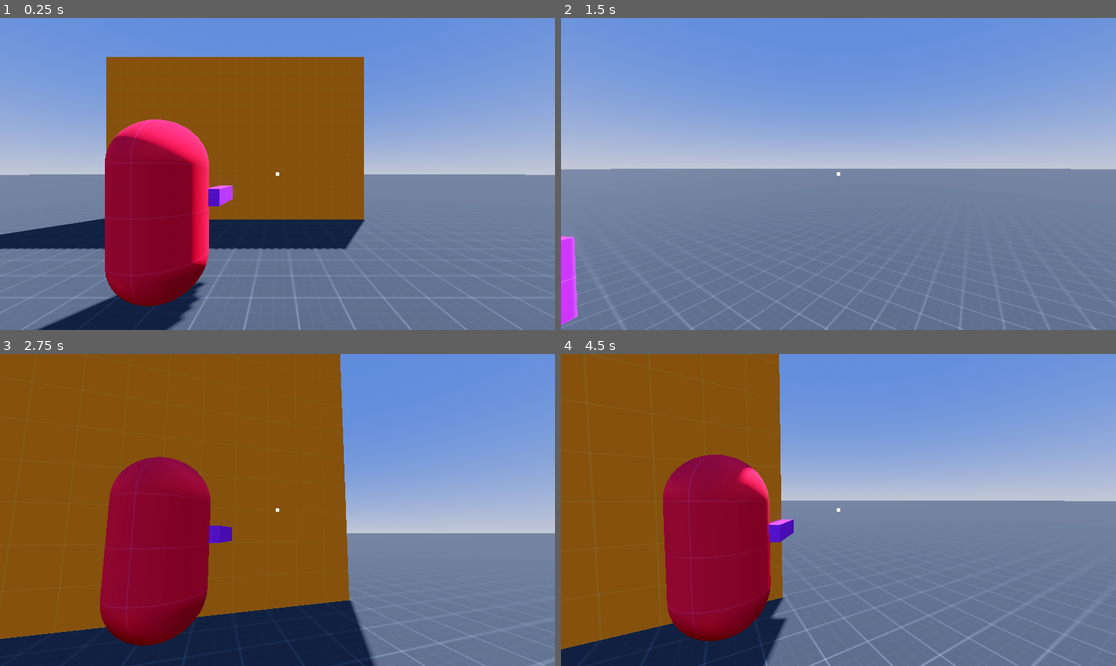
Above: before the commit, frames 1-4 (two rows, left to right).
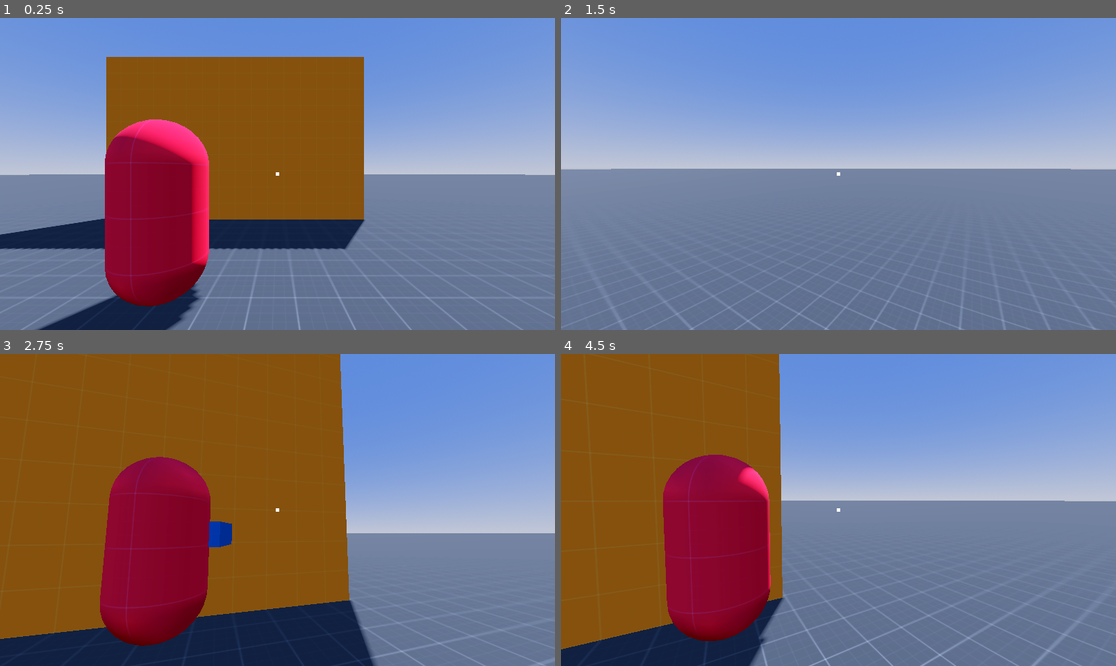
Above: after the commit, the same moments.

Repository: brunodb3/project-x
Game: Godot game, scene res://world.tscn
Two runs of this game, one before a commit and one after it. Both use one fixed random seed, a clock stepped at 60 frames per second and the inputs below.
Inputs (mouse positions are in pixels of both pictures, inside the frame that each line leads up to):
- Up to frame 1 (0.25 s): no input
- Up to frame 2 (1.5 s): tap Enter at 0.5 s; move the mouse to (866, 174) at 0.52 s; hold W (move_forward) from 0.53 s (still down); click (866, 174) at 0.6 s; tap Space (jump) at 0.77 s; tap H (holster, bound only after the commit) at 0.8, 1.35 s; move the mouse to (810, 174) at 1.27 s
- Up to frame 3 (2.75 s): keep holding W (move_forward); tap Space (jump) at 1.52 s; tap 1 (select_weapon_1, bound only after the commit) at 1.55, 2.1 s; move the mouse to (288, 503) at 2.02 s; tap 2 (select_weapon_2, bound only after the commit) at 2.3 s
- Up to frame 4 (4.5 s): keep holding W (move_forward); move the mouse to (832, 516) at 2.77 s; tap 2 (select_weapon_2, bound only after the commit) at 2.85 s; tap Space (jump) at 3.02, 3.77 s; click (832, 516) at 3.05 s; move the mouse to (877, 513) at 3.52 s; hold Right mouse button (aim) 3.53-4.28 s; tap H (holster, bound only after the commit) at 3.8 s; move the mouse to (794, 506) at 4.27 s; tap Shift (run) at 4.35 s

The runs differ from the first frame. In frame 1, 0.3% of the frame differs, in the area x 34-42%, y 53-88%; in frame 2, 0.7%; in frame 3, 0.3%; in frame 4, 0.8%, in the area x 33-42%, y 53-100%.

Commit message:
feat: Adding holster, new weapon and weapon switch
closes #1 , #2 , #3

Diff:
--- /dev/null
+++ b/materials/blue/regular.tres
@@ -0,0 +1,8 @@
+[gd_resource type="StandardMaterial3D" load_steps=2 format=3 uid="uid://caquxkxcvbqpb"]
+
+[ext_resource type="Texture2D" uid="uid://20te30gmwubc" path="res://textures/light/regular.png" id="1_pofvx"]
+
+[resource]
+albedo_color = Color(0, 0.439216, 0.933333, 1)
+albedo_texture = ExtResource("1_pofvx")
+uv1_triplanar = true
--- /dev/null
+++ b/player/holster.gd
@@ -0,0 +1,67 @@
+class_name Holster
+
+extends Node3D
+
+enum WEAPONS {
+	Pistol,
+	Rifle
+}
+
+var equippedWeapon: Weapon
+var selectedWeapon: WEAPONS = WEAPONS.Pistol
+
+@onready var Rifle := preload("res://weapons/rifle/rifle.tscn")
+@onready var Pistol := preload("res://weapons/pistol/pistol.tscn")
+
+func _process(_delta: float) -> void:
+	if Input.is_action_just_pressed("holster"):
+		holster()
+
+	if Input.is_action_just_pressed("select_weapon_1"):
+		selectedWeapon = WEAPONS.Pistol
+		select_weapon()
+
+	if Input.is_action_just_pressed("select_weapon_2"):
+		selectedWeapon = WEAPONS.Rifle
+		select_weapon()
+
+func holster() -> void:
+	update_equipped_weapon()
+
+	if equippedWeapon:
+		equippedWeapon.queue_free()
+	else:
+		equip_selected_weapon()
+
+func select_weapon() -> void:
+	update_equipped_weapon()
+
+	if equippedWeapon:
+		# @todo: if equipped weapon is same as selected, then we queue_free
+		# otherwise, we queue_free and then equip selected
+		equippedWeapon.queue_free()
+
+	equip_selected_weapon()
+
+func update_equipped_weapon() -> void:
+	var weapon_children : Array[Weapon] = []
+
+	for child in get_children():
+		if child is Weapon:
+			weapon_children.append(child)
+
+	if weapon_children.size() > 0:
+		equippedWeapon = weapon_children[0]
+	else:
+		equippedWeapon = null
+
+func equip_selected_weapon() -> void:
+	match selectedWeapon:
+		WEAPONS.Pistol:
+			var weapon = Pistol.instantiate()
+			add_child(weapon)
+			equippedWeapon = weapon
+		WEAPONS.Rifle:
+			var weapon = Rifle.instantiate()
+			add_child(weapon)
+			equippedWeapon = weapon
--- a/player/player.tscn
+++ b/player/player.tscn
@@ -3,7 +3,7 @@
 [ext_resource type="Script" path="res://player/player.gd" id="1_4ouhf"]
 [ext_resource type="Material" uid="uid://cekydjlsg2uip" path="res://materials/light/regular.tres" id="1_30t72"]
 [ext_resource type="Material" uid="uid://bd5m415gucvmm" path="res://materials/red/regular.tres" id="1_xw5gi"]
-[ext_resource type="PackedScene" uid="uid://door44nhxqenx" path="res://weapons/pistol/pistol.tscn" id="4_cxbyb"]
+[ext_resource type="Script" path="res://player/holster.gd" id="4_bbpyd"]
 [ext_resource type="Script" path="res://player/camera.gd" id="4_h83rw"]
 [ext_resource type="PackedScene" uid="uid://dh8m23p5xb4b1" path="res://interface/crosshairs/crosshairs.tscn" id="5_c6x45"]
 
@@ -40,10 +40,9 @@
 mesh = SubResource("CapsuleMesh_7a1lj")
 skeleton = NodePath("")
 
-[node name="Hand" type="Marker3D" parent="Skeleton"]
+[node name="Holster" type="Marker3D" parent="Skeleton"]
 transform = Transform3D(1, 0, 0, 0, 1, 0, 0, 0, 1, 0.521304, 1.12327, -0.430072)
-
-[node name="Pistol" parent="Skeleton/Hand" instance=ExtResource("4_cxbyb")]
+script = ExtResource("4_bbpyd")
 
 [node name="HorizontalPivot" type="Node3D" parent="."]
 transform = Transform3D(1, 0, 0, 0, 1, 0, 0, 0, 1, 0, 1, 0)
@@ -58,7 +57,7 @@
 [node name="Camera3D" type="Camera3D" parent="HorizontalPivot/VerticalPivot/SpringArm3D" node_paths=PackedStringArray("Hand", "Skeleton", "VerticalPivot", "HorizontalPivot")]
 transform = Transform3D(1, 0, 0, 0, 1, 0, 0, 0, 1, 0, 0, 3)
 script = ExtResource("4_h83rw")
-Hand = NodePath("../../../../Skeleton/Hand")
+Hand = NodePath("../../../../Skeleton/Holster")
 Skeleton = NodePath("../../../../Skeleton")
 VerticalPivot = NodePath("../..")
 HorizontalPivot = NodePath("../../..")
--- a/project.godot
+++ b/project.godot
@@ -67,6 +67,21 @@
 "events": [Object(InputEventMouseButton,"resource_local_to_scene":false,"resource_name":"","device":-1,"window_id":0,"a …(236 unchanged characters)…
 ]
 }
+holster={
+"deadzone": 0.5,
+"events": [Object(InputEventKey,"resource_local_to_scene":false,"resource_name":"","device":-1,"window_id":0,"alt_pressed":false,"shift_pressed":false,"ctrl_pressed":false,"meta_pressed":false,"pressed":false,"keycode":0,"physical_keycode":72,"key_label":0,"unicode":104,"echo":false,"script":null)
+]
+}
+select_weapon_1={
+"deadzone": 0.5,
+"events": [Object(InputEventKey,"resource_local_to_scene":false,"resource_name":"","device":-1,"window_id":0,"alt_pressed":false,"shift_pressed":false,"ctrl_pressed":false,"meta_pressed":false,"pressed":false,"keycode":0,"physical_keycode":49,"key_label":0,"unicode":49,"echo":false,"script":null)
+]
+}
+select_weapon_2={
+"deadzone": 0.5,
+"events": [Object(InputEventKey,"resource_local_to_scene":false,"resource_name":"","device":-1,"window_id":0,"alt_pressed":false,"shift_pressed":false,"ctrl_pressed":false,"meta_pressed":false,"pressed":false,"keycode":0,"physical_keycode":50,"key_label":0,"unicode":50,"echo":false,"script":null)
+]
+}
 
 [layer_names]
 
--- a/weapons/pistol/pistol.gd
+++ /dev/null
@@ -1,11 +0,0 @@
-extends Node3D
-
-@export var GunCast: RayCast3D
-
-func _physics_process(delta):
-	if Input.is_action_just_pressed("shoot"):
-		shoot()
-
-func shoot():
-	if GunCast.is_colliding():
-		print("Gun hit!")
--- a/weapons/pistol/pistol.tscn
+++ b/weapons/pistol/pistol.tscn
@@ -1,21 +1,21 @@
 [gd_scene load_steps=4 format=3 uid="uid://door44nhxqenx"]
 
+[ext_resource type="Script" path="res://weapons/weapon.gd" id="1_iu3o5"]
 [ext_resource type="Material" uid="uid://brjh47adk3300" path="res://materials/purple/regular.tres" id="1_mnngb"]
-[ext_resource type="Script" path="res://weapons/pistol/pistol.gd" id="1_veqji"]
 
 [sub_resource type="BoxMesh" id="BoxMesh_fd26n"]
+size = Vector3(0.2, 0.2, 0.3)
 
-[node name="Pistol" type="Node3D" node_paths=PackedStringArray("GunCast")]
-script = ExtResource("1_veqji")
-GunCast = NodePath("Muzzle/RayCast3D")
+[node name="Pistol" type="Node3D" node_paths=PackedStringArray("AimCast")]
+script = ExtResource("1_iu3o5")
+AimCast = NodePath("Muzzle/RayCast3D")
 
 [node name="MeshInstance3D" type="MeshInstance3D" parent="."]
-transform = Transform3D(0.2, 0, 0, 0, 0.2, 0, 0, 0, 0.7, 0, 0, 0)
 material_override = ExtResource("1_mnngb")
 mesh = SubResource("BoxMesh_fd26n")
 
 [node name="Muzzle" type="Marker3D" parent="."]
-transform = Transform3D(1, 0, 0, 0, 1, 0, 0, 0, 1, 0, 0, -0.365642)
+transform = Transform3D(1, 0, 0, 0, 1, 0, 0, 0, 1, 0, 0, -0.16)
 
 [node name="RayCast3D" type="RayCast3D" parent="Muzzle"]
 target_position = Vector3(0, 0, -50)
--- /dev/null
+++ b/weapons/rifle/rifle.tscn
@@ -0,0 +1,22 @@
+[gd_scene load_steps=4 format=3 uid="uid://fwiep5dqo704"]
+
+[ext_resource type="Script" path="res://weapons/weapon.gd" id="1_cvjaj"]
+[ext_resource type="Material" uid="uid://caquxkxcvbqpb" path="res://materials/blue/regular.tres" id="1_j6gko"]
+
+[sub_resource type="BoxMesh" id="BoxMesh_egu85"]
+size = Vector3(0.2, 0.3, 0.7)
+
+[node name="Rifle" type="Node3D" node_paths=PackedStringArray("AimCast")]
+script = ExtResource("1_cvjaj")
+AimCast = NodePath("Muzzle/RayCast3D")
+
+[node name="MeshInstance3D" type="MeshInstance3D" parent="."]
+material_override = ExtResource("1_j6gko")
+mesh = SubResource("BoxMesh_egu85")
+
+[node name="Muzzle" type="Marker3D" parent="."]
+transform = Transform3D(1, 0, 0, 0, 1, 0, 0, 0, 1, 0, 0, -0.36)
+
+[node name="RayCast3D" type="RayCast3D" parent="Muzzle"]
+target_position = Vector3(0, 0, -50)
+collision_mask = 41
--- /dev/null
+++ b/weapons/weapon.gd
@@ -0,0 +1,16 @@
+class_name Weapon
+
+extends Node3D
+
+@export var AimCast: RayCast3D
+
+func _physics_process(_delta: float) -> void:
+	if Input.is_action_just_pressed("shoot"):
+		shoot()
+
+func shoot() -> void:
+	if AimCast.get_collider():
+		print("Collider: ", AimCast.get_collider())
+
+	if AimCast.is_colliding():
+		print("Weapon hit!")
